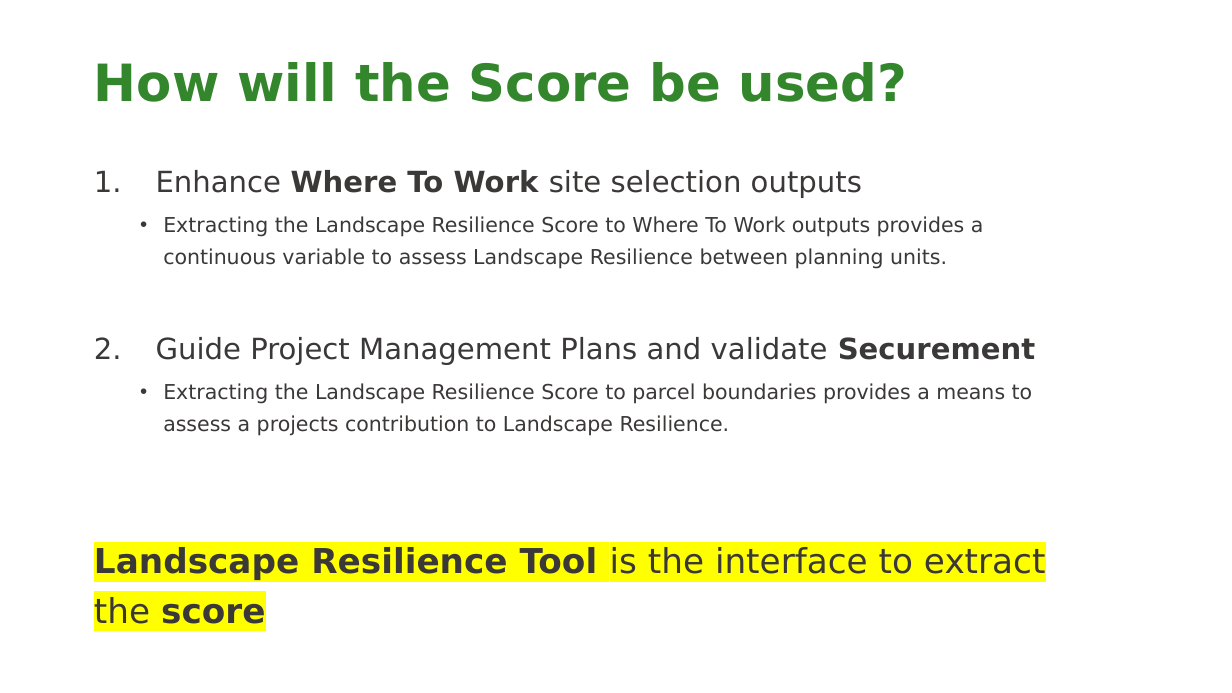
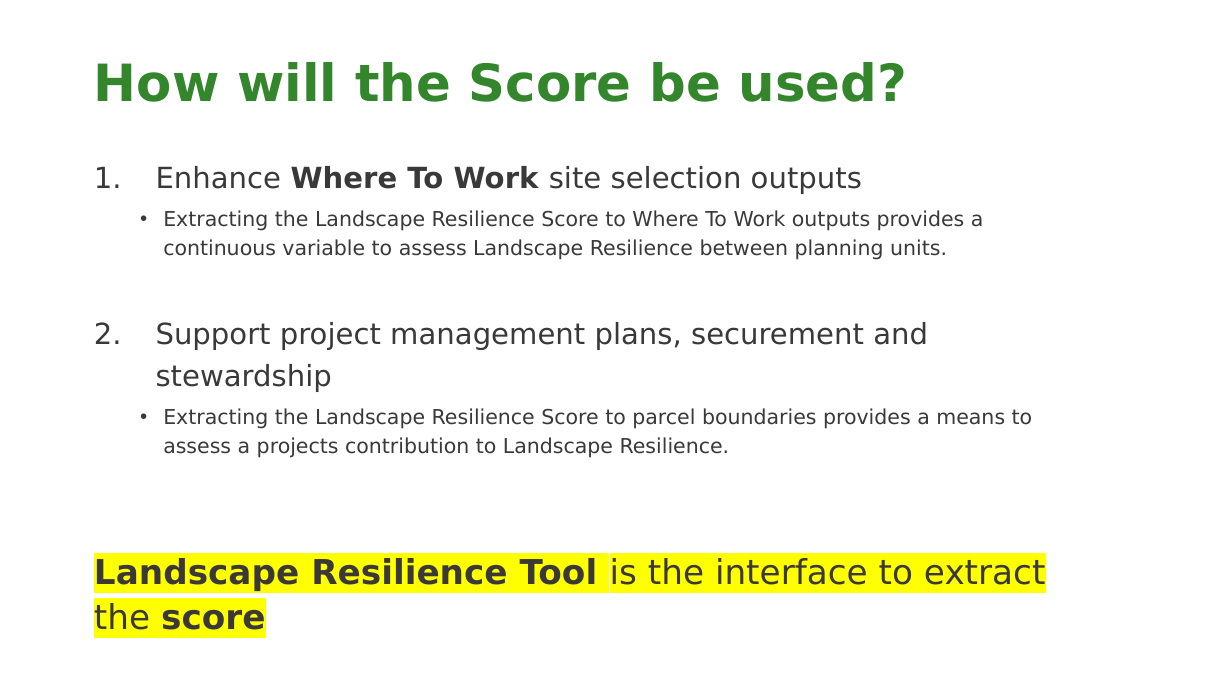
Before and after one commit to NCC-CNC/RI-proto, a slide deck: slide 5 of www/LANDSCAPE_RESILIENCE.pptx. Drawn at 1232x693 pixels with LibreOffice and Linux fonts; fonts in the diff are those of the drawing; background and template pictures are left out. Boxes give left, top, right and bottom in pixels: in the first picture for what was removed or moved away, otherwise in the second. Text is boxed around its words. In the diff, an @@ line names an element or a change of style, - is before the commit and + after.

```diff
--- a/www/LANDSCAPE_RESILIENCE.pptx
+++ b/www/LANDSCAPE_RESILIENCE.pptx
@@ text at box(94, 166, 1046, 630): line spacing 1.3 to 1.2; line spacing 1.2 to 1.1 @@
@@ text at box(156, 322, 928, 392): text changed @@
-2. Guide Project Management Plans and validate Securement
+2. Support project management plans, securement and stewardship
```
Also in this commit, not shown: 9 other slides changed, 1 other file.
